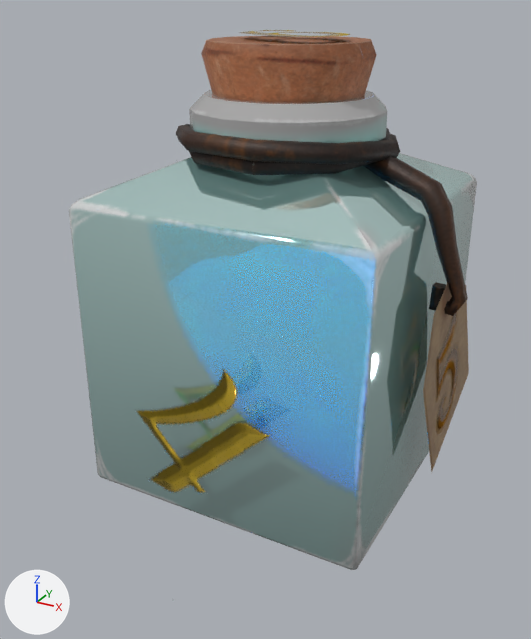
One commit to the glTF model potion_d6.glb: the scene before it, then after it.
Camera for both pictures: a 50 mm camera at (105.2, -205.8, 104.3) aimed at (-5.4, -4.7, 3.7). The lights are fixed; the arrows at lower left show +X, +Y and +Z. The picture after the commit comes second. Where no turn or scale is listed for an object, it has been applied to the vertices.

Names of what the first picture shows: 'potion_d6'.
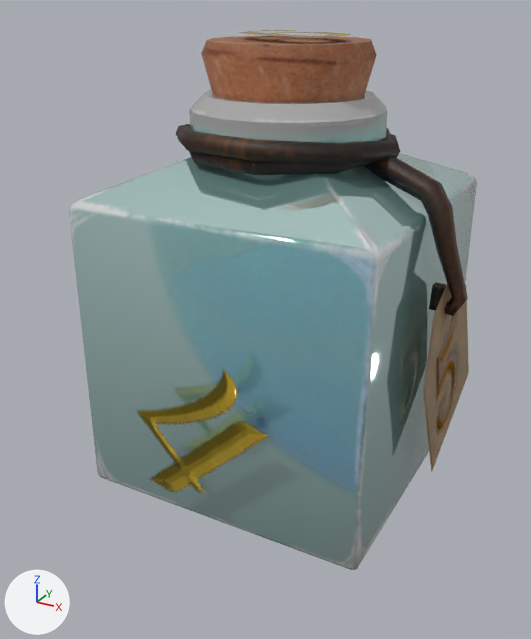
The change, as JSON lines over the scene's bpy script:
```json
{"block": "mat_nontransparent", "where": "n0 = _N.new('ShaderNodeBsdfPrincipled'); n0.name = 'Principled BSDF'"}
{"op": "set", "path": "n0.inputs[28].default_value", "old": "1.0", "new": "0.2", "note": "'Emission Strength'"}
```

Where the change shows, as pixel boxes [x1, y1, x2, y2] in the pictures (531 x 639 px):
```json
{"object": "potion_d6", "change": "surface changed", "before": [149, 171, 438, 499], "after": [149, 171, 438, 499], "on screen": "blue to cyan"}
```
